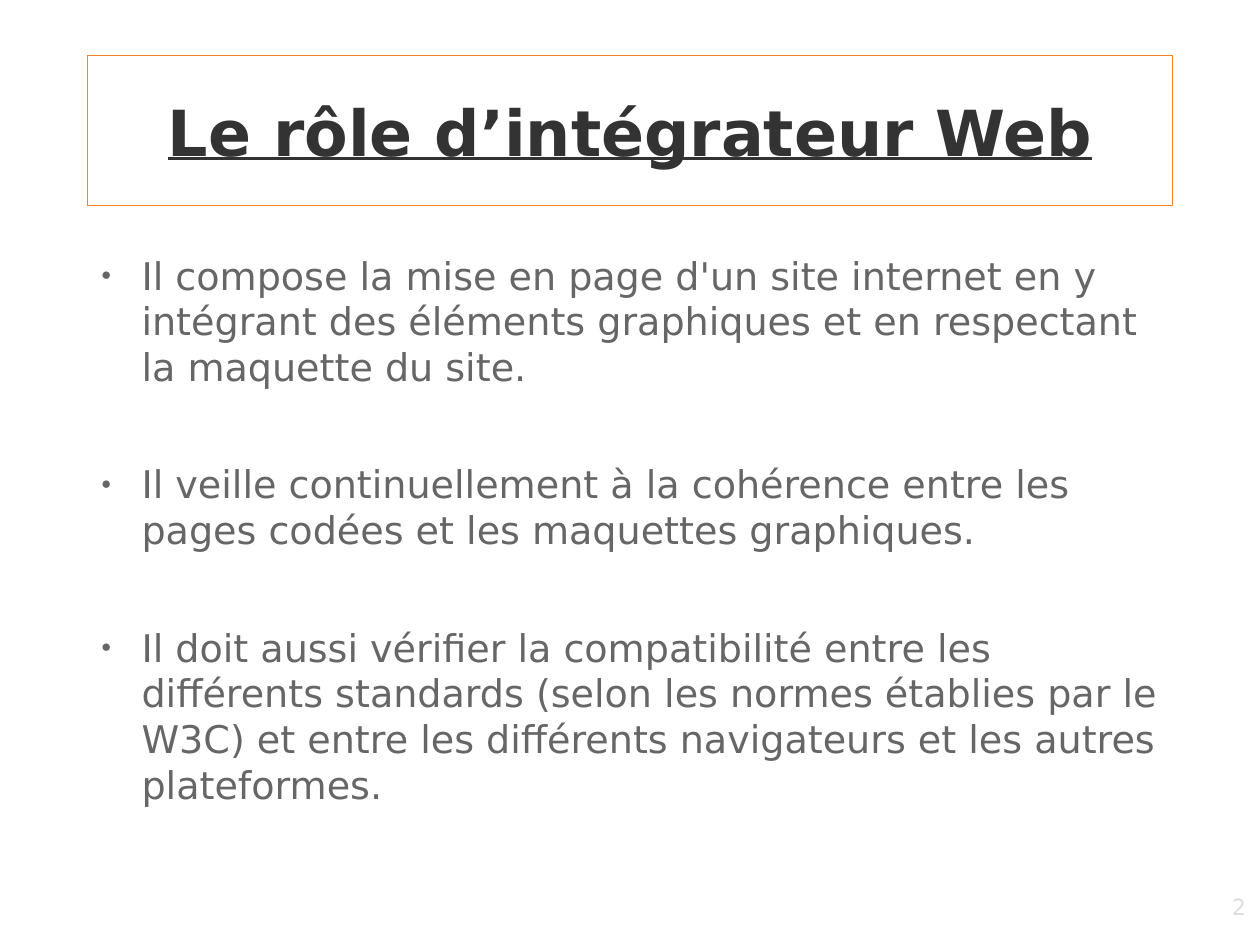
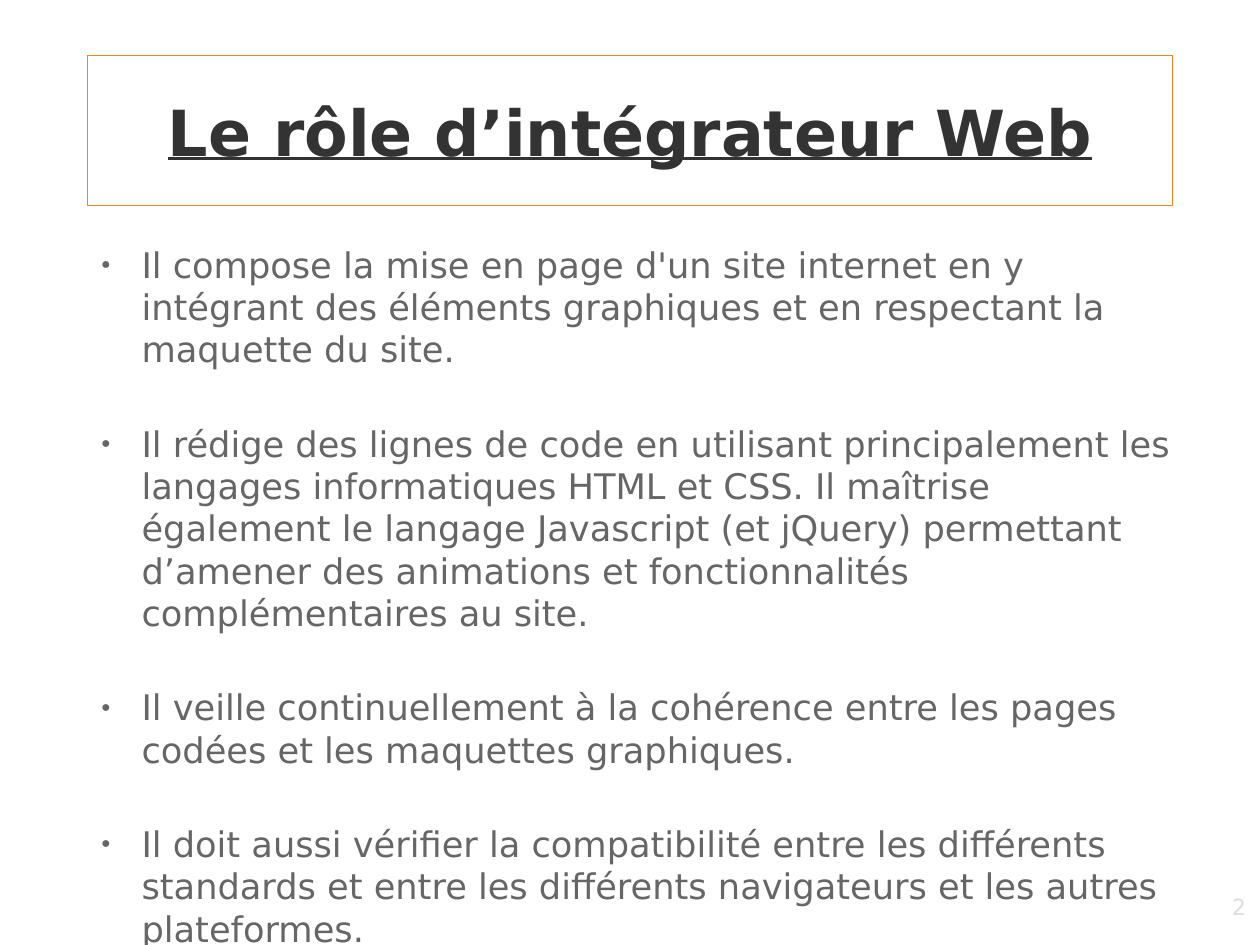
Before and after one commit to gambit13009/webagency, a slide deck: slide 2 of Support-presentation.odp. Drawn at 1260x945 pixels with LibreOffice and Linux fonts; fonts in the diff are those of the drawing; background and template pictures are left out. Boxes give left, top, right and bottom in pixels: in the first picture for what was removed or moved away, otherwise in the second. Text is boxed around its words. In the diff, an @@ line names an element or a change of style, - is before the commit and + after.

Commit message:
ok

```diff
--- a/Support-presentation.odp
+++ b/Support-presentation.odp
@@ text "Il compose la mise en ...": place and size @@
-text "Il compose la mise en ..." at (142, 261, 1157, 807)
+text "Il compose la mise en ..." at (142, 251, 1170, 945)
@@ text at (142, 251, 1116, 770): size 24 to 22.2 pt in "Il compose la mise en page d'un ...", "Il veille continuellement à la cohérence entre ..." @@
@@ text at (142, 429, 1170, 634): paragraph added @@
+● Il rédige des lignes de code en utilisant principalement les langages informatiques HTML et CSS. Il maîtrise également le langage Javascript (et jQuery) permettant d’amener des animations et fonctionnalités complémentaires au site.
@@ text at (142, 829, 1157, 945): text changed; size 24 to 22.2 pt @@
-● Il doit aussi vérifier la compatibilité entre les différents standards (selon les normes établies par le W3C) et entre les différents navigateurs et les autres plateformes.
+● Il doit aussi vérifier la compatibilité entre les différents standards et entre les différents navigateurs et les autres plateformes.
```
Also in this commit, not shown: 2 other slides changed.
